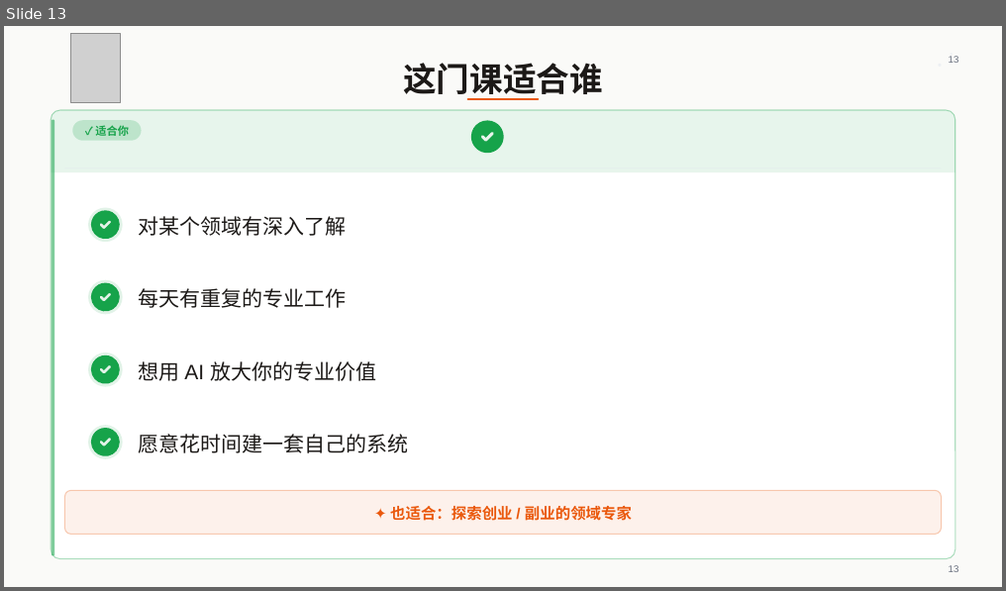
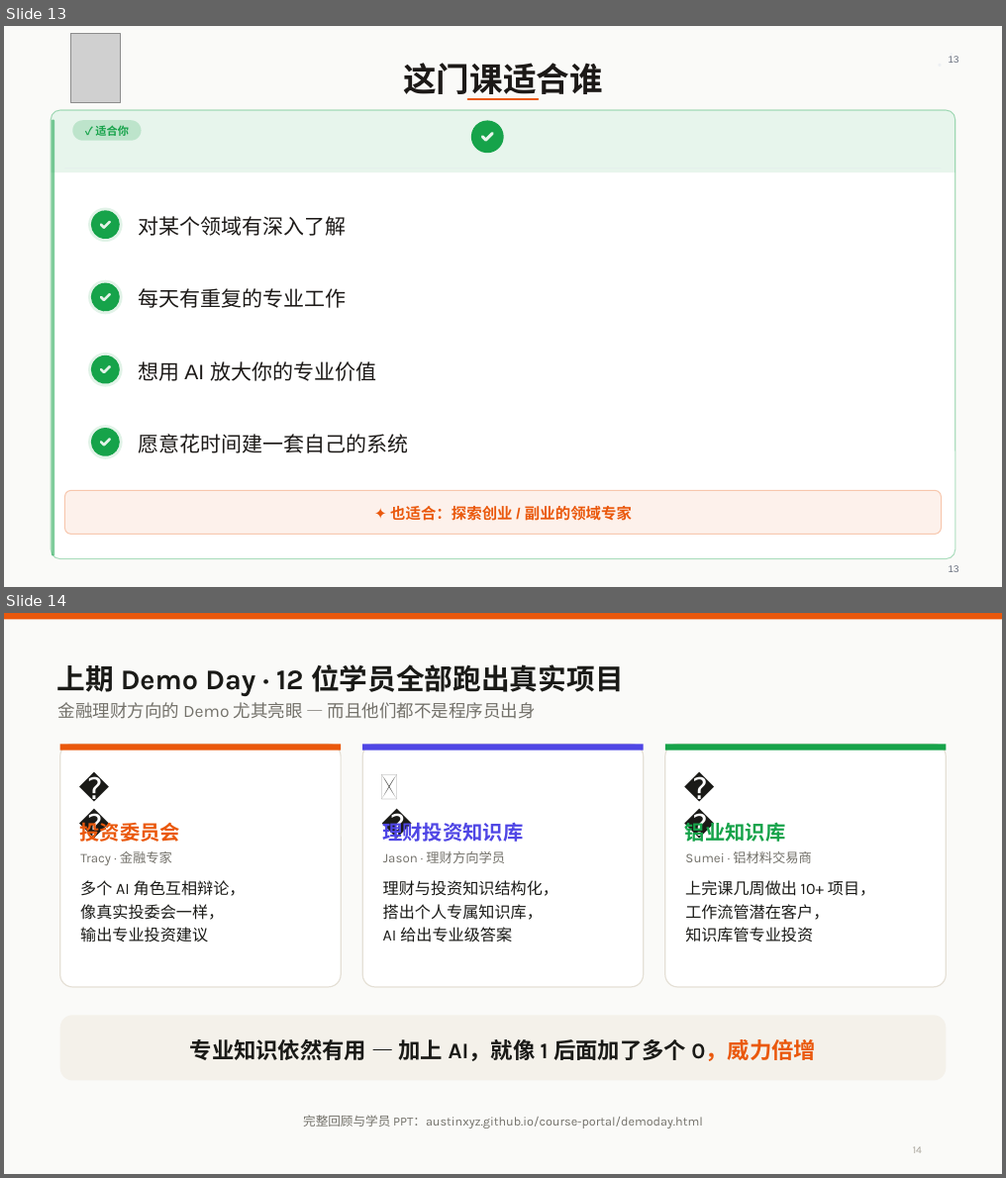
Before and after one commit to austinxyz/course-portal, a slide deck: dl/webinar-cowork-code-0806.pptx. Shown one above the other, each under a label of ours: slide 13 before the commit, slides 13 and 14 after it. The pictures are 1006x591 and 1006x1178 pixels, drawn with LibreOffice and Linux fonts; fonts in the diff are those of the drawing; grey boxes stand for pictures. Boxes give left, top, right and bottom in pixels: in the first picture for what was removed or moved away, otherwise in the second. Text is boxed around its words. In the diff, an @@ line names an element or a change of style, - is before the commit and + after.

Commit message:
publish course portal (2026-08-04)

```diff
--- a/dl/webinar-cowork-code-0806.pptx
+++ b/dl/webinar-cowork-code-0806.pptx
@@ slide 14 added at (4,613,1002,1174), background #FFFFFF @@
@@ rectangle added at (4,613,1002,1173), fill #FAFAF8 @@
@@ rectangle added at (4,613,1002,619), fill #EA580C @@
@@ text added at (57,664,624,695), 20.5 pt, text #1A1A17, bold @@
+上期 Demo Day · 12 位学员全部跑出真实项目
@@ text added at (58,702,536,719), 12.5 pt, text #73716A @@
+金融理财方向的 Demo 尤其亮眼 — 而且他们都不是程序员出身
@@ rounded rectangle added at (59,744,341,987), fill #FFFFFF, outline #E5E0D6 0.84 pt @@
@@ rectangle added at (59,744,341,750), fill #EA580C @@
@@ rounded rectangle added at (362,744,643,987), fill #FFFFFF, outline #E5E0D6 0.84 pt @@
@@ rectangle added at (362,744,643,750), fill #4F46E5 @@
@@ rounded rectangle added at (664,744,945,987), fill #FFFFFF, outline #E5E0D6 0.84 pt @@
@@ rectangle added at (664,744,945,750), fill #16A34A @@
@@ text added at (79,770,104,818), 21.5 pt, text #1A1A17 @@
+📈
@@ text added at (381,770,406,818), 21.5 pt, text #1A1A17 @@
+💰
@@ text added at (683,770,709,818), 21.5 pt, text #1A1A17 @@
+🏭
@@ text added at (80,819,181,846), 14.5 pt, text #EA580C, bold @@
+投资委员会
@@ text added at (382,819,523,842), 14.5 pt, text #4F46E5, bold @@
+理财投资知识库
@@ text added at (685,819,786,842), 14.5 pt, text #16A34A, bold @@
+铝业知识库
@@ text added at (80,852,172,865), 9.5 pt, text #73716A @@
+Tracy · 金融专家
@@ text added at (383,852,505,863), 9.5 pt, text #73716A @@
+Jason · 理财方向学员
@@ text added at (685,852,812,863), 9.5 pt, text #73716A @@
+Sumei · 铝材料交易商
@@ text added at (80,880,246,896), 11.5 pt, text #1A1A17 @@
+多个 AI 角色互相辩论，
@@ text added at (80,904,224,920), 11.5 pt, text #1A1A17 @@
+像真实投委会一样，
@@ text added at (383,880,558,896), 11.5 pt, text #1A1A17 @@
+理财与投资知识结构化，
@@ text added at (383,904,543,920), 11.5 pt, text #1A1A17 @@
+搭出个人专属知识库，
@@ text added at (685,880,875,896), 11.5 pt, text #1A1A17 @@
+上完课几周做出 10+ 项目，
@@ text added at (685,904,829,920), 11.5 pt, text #1A1A17 @@
+工作流管潜在客户，
@@ text added at (80,927,208,943), 11.5 pt, text #1A1A17 @@
+输出专业投资建议
@@ text added at (383,927,512,943), 11.5 pt, text #1A1A17 @@
+AI 给出专业级答案
@@ text added at (685,927,813,943), 11.5 pt, text #1A1A17 @@
+知识库管专业投资
@@ rounded rectangle added at (59,1015,946,1081), fill #F4F1EA @@
@@ text added at (190,1039,816,1061), 16 pt, text #1A1A17, bold @@
+专业知识依然有用 — 加上 AI，就像 1 后面加了多个 0，威力倍增
@@ text added at (303,1115,703,1129), 9 pt, text #73716A @@
+完整回顾与学员 PPT：austinxyz.github.io/course-portal/demoday.html
@@ text added at (913,1147,922,1154), 7.5 pt, text #A8A49B @@
+14
```
Also in this commit, not shown: 3 slides changed, 1 other slide added, 4 other files.
